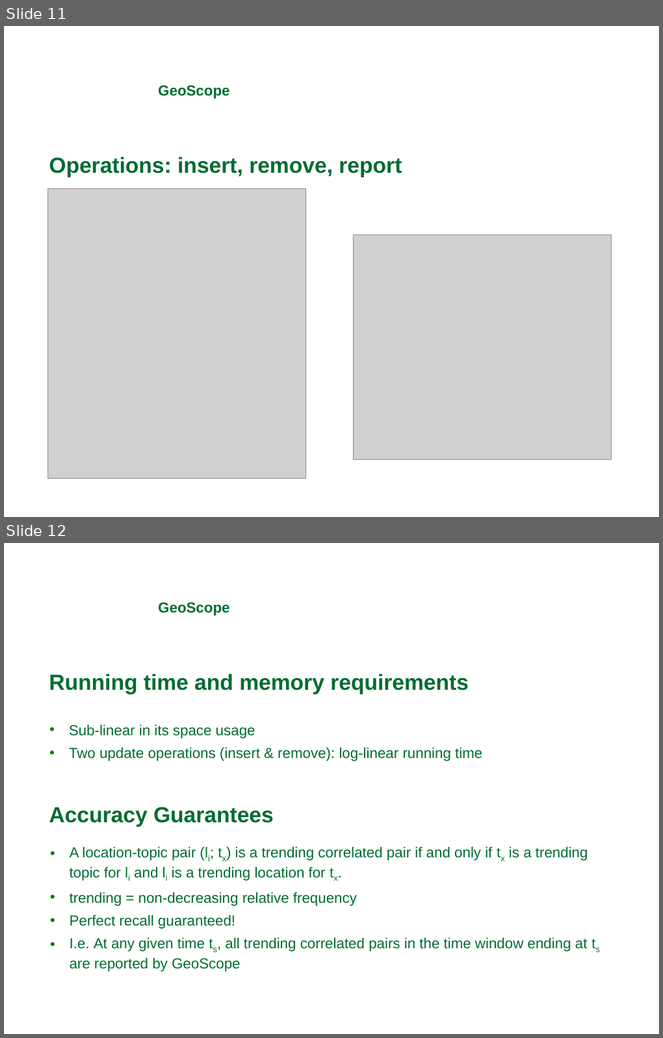
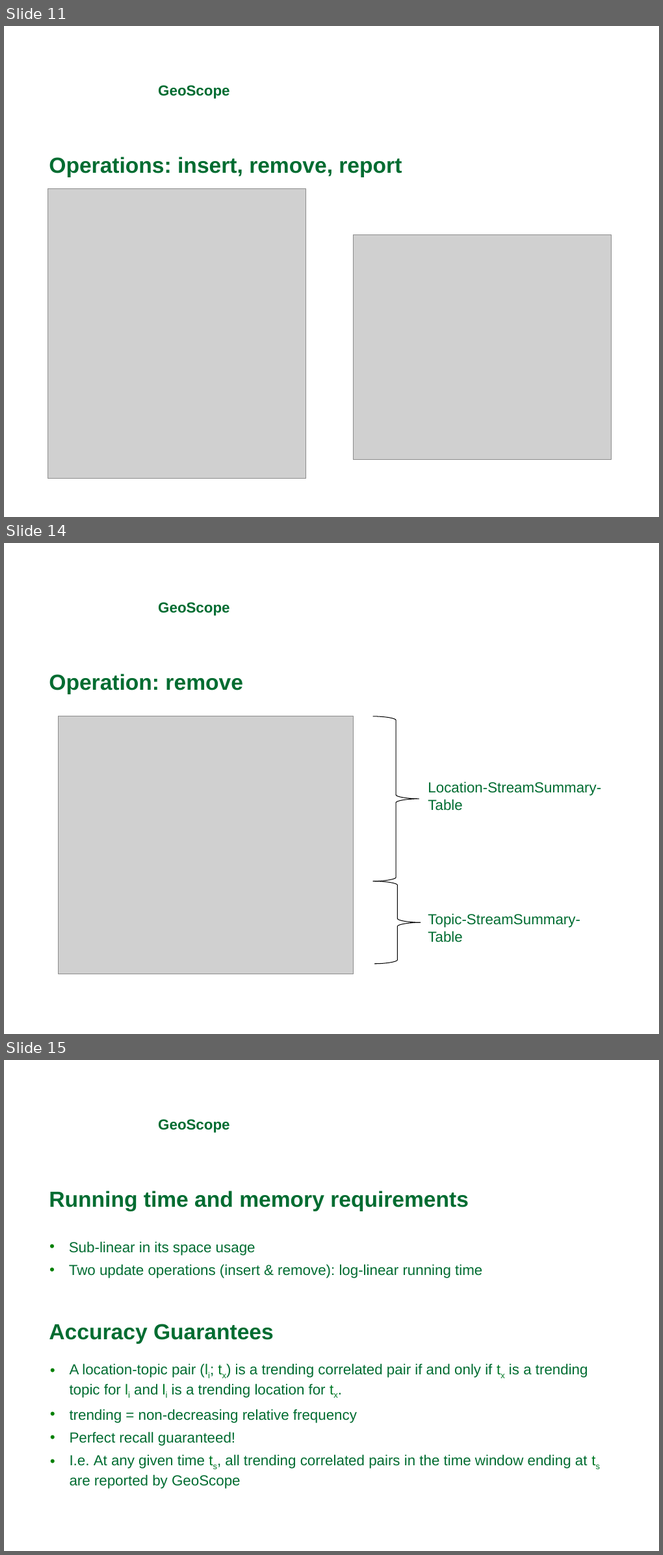
Before and after one commit to michaelprummer/datascience, a slide deck: GeoScope/DataScience1.ppt. Shown one above the other, each under a label of ours: slides 11 and 12 before the commit, slides 11, 14 and 15 after it; the slides between them are not shown. The pictures are 663x1038 and 663x1555 pixels, drawn with LibreOffice and Linux fonts; fonts in the diff are those of the drawing; grey boxes stand for pictures; background and template pictures are left out. Boxes give left, top, right and bottom in pixels: in the first picture for what was removed or moved away, otherwise in the second. Text is boxed around its words. In the diff, an @@ line names an element or a change of style, - is before the commit and + after.

```diff
--- a/GeoScope/DataScience1.ppt
+++ b/GeoScope/DataScience1.ppt
@@ slide 14 added at (4,543,659,1034), background picture (left out) @@
@@ text added at (158,602,230,616), 16 pt, text #006C31, bold @@
+GeoScope
@@ text added at (49,674,243,694), 24 pt, text #006C31, bold @@
+Operation: remove
@@ picture added at (59,717,354,975) @@
@@ freeform shape added at (373,717,419,882), outline #000000 0.74 pt @@
@@ text added at (428,782,601,943), 16 pt, text #006C31 @@
+Location-StreamSummary-Table
+Topic-StreamSummary-Table
@@ freeform shape added at (374,882,421,964), outline #000000 0.74 pt @@
@@ what was slide 12 is now slide 15 @@
```
Also in this commit, not shown: 3 slides changed, 2 other slides added.
